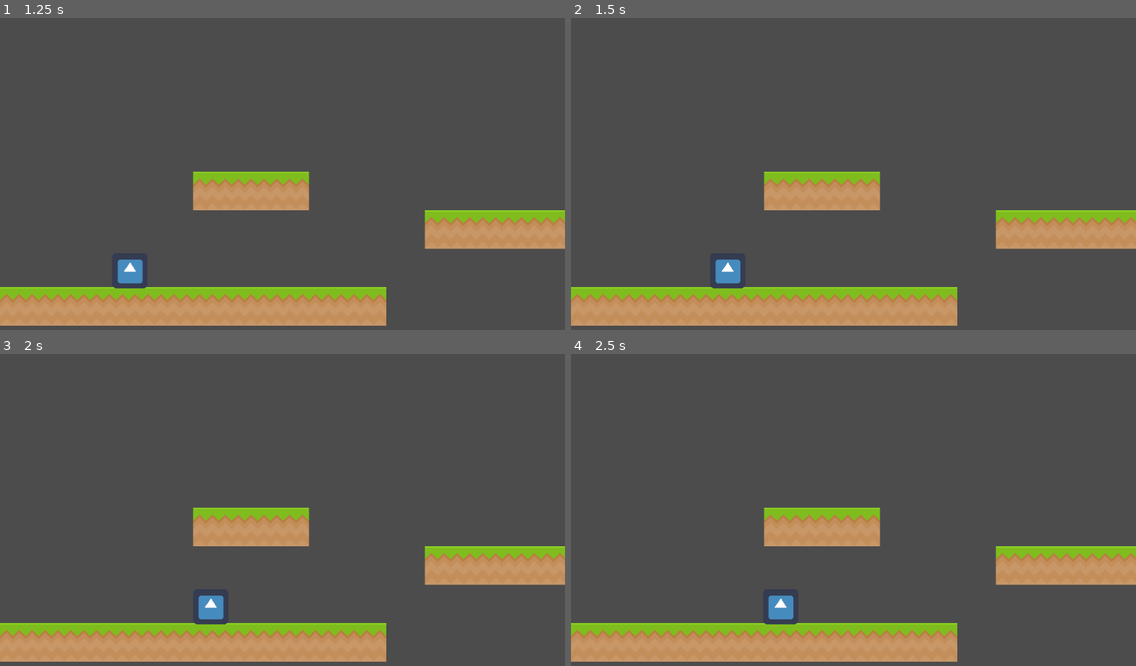
Above: before the commit, frames 1-4 (two rows, left to right).
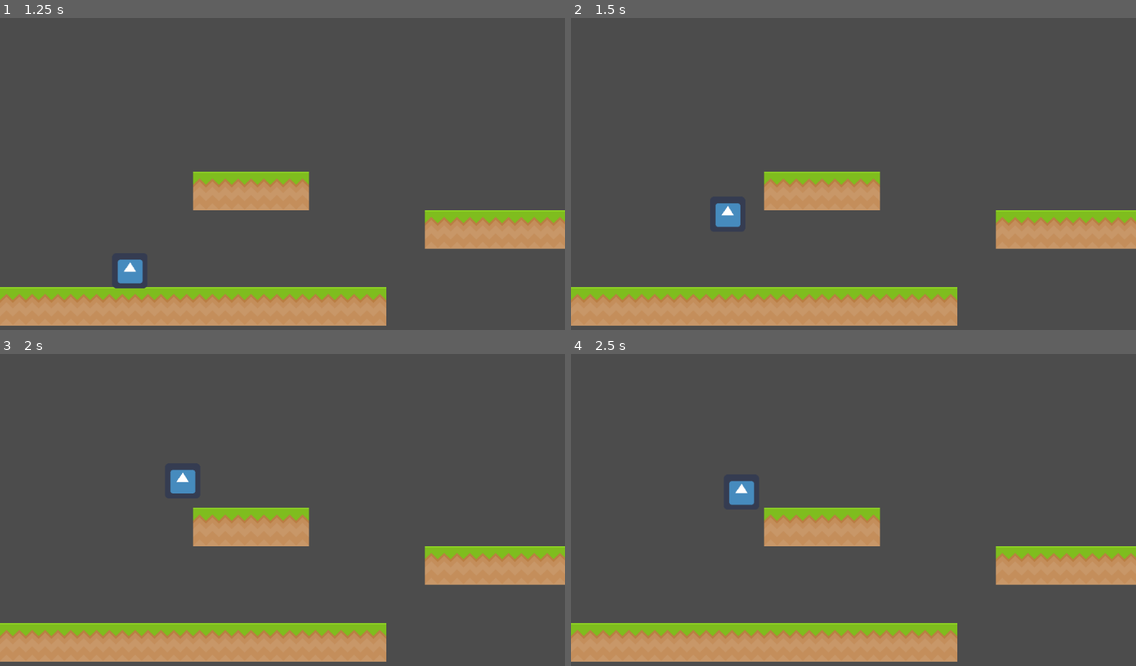
Above: after the commit, the same moments.

Repository: Mallander/RedEyeHackend
Game: Godot game, scene res://MainScene.tscn
Same seed, same stepped clock (60 frames per second), same inputs: the game is played once before the commit and once after it. The engine's default icon, where the game draws it, is replaced by a stand-in: a white triangle on a blue panel in a dark square.
Inputs:
- Up to frame 1 (1.25 s): hold D (right) from 0.53 s (still down); hold W (up) from 0.53 s (still down)
- Up to frame 2 (1.5 s): keep holding D (right); release W (up) at 1.28 s; tap W (up) at 1.35 s
- Up to frame 3 (2 s): keep holding D (right); tap W (up) at 1.52, 1.82 s
- Up to frame 4 (2.5 s): release D (right) at 2.03 s; hold A (left) from 2.03 s (still down); hold W (up) from 2.03 s (still down)

Frame 1 is identical in both runs. In frame 2, 0.7% of the frame differs, in the area x 24-31%, y 59-87%; in frame 3, 0.7%; in frame 4, 0.7%, in the area x 28-40%, y 40-87%.

Commit message:
Character range jump

Diff:
--- a/GameFiles/assets/Character.gd
+++ b/GameFiles/assets/Character.gd
@@ -8,17 +8,19 @@
 const WALK_MIN_SPEED = 10
 const WALK_MAX_SPEED = 200
 const STOP_FORCE = 1300
-const JUMP_SPEED_MIN = 200
+const JUMP_SPEED_MIN = 250
 const JUMP_SPEED_MAX = 650
+const JUMP_SPEED_INCREASE = 30
 const JUMP_SPEED = 650
 const JUMP_MAX_AIRBORNE_TIME = 0.2
 
 const SLIDE_STOP_VELOCITY = 1.0
 const SLIDE_STOP_MIN_TRAVEL = 1.0
 
+var dead = false
 var velocity = Vector2()
 var on_air_time = 100
-var jump_final_speed = 200;
+var jump_final_speed = JUMP_SPEED_MIN;
 var jumping = false
 
 var prev_jump_pressed = false
@@ -30,45 +32,46 @@
 	var walk_left = Input.is_action_pressed("left")
 	var walk_right = Input.is_action_pressed("right")
 	var jump_start = Input.is_action_pressed("up")
+	var jump_end = Input.is_action_just_released("up")
 
 	var stop = true
+	if !dead:
+		if walk_left:
+			if velocity.x <= WALK_MIN_SPEED and velocity.x > -WALK_MAX_SPEED:
+				force.x -= WALK_FORCE
+				stop = false
+		elif walk_right:
+			if velocity.x >= -WALK_MIN_SPEED and velocity.x < WALK_MAX_SPEED:
+				force.x += WALK_FORCE
+				stop = false
 
-	if walk_left:
-		if velocity.x <= WALK_MIN_SPEED and velocity.x > -WALK_MAX_SPEED:
-			force.x -= WALK_FORCE
-			stop = false
-	elif walk_right:
-		if velocity.x >= -WALK_MIN_SPEED and velocity.x < WALK_MAX_SPEED:
-			force.x += WALK_FORCE
-			stop = false
+		if stop:
+			var vsign = sign(velocity.x)
+			var vlen = abs(velocity.x)
 
-	if stop:
-		var vsign = sign(velocity.x)
-		var vlen = abs(velocity.x)
+			vlen -= STOP_FORCE * delta
+			if vlen < 0:
+				vlen = 0
 
-		vlen -= STOP_FORCE * delta
-		if vlen < 0:
-			vlen = 0
+			velocity.x = vlen * vsign
 
-		velocity.x = vlen * vsign
+		velocity += force * delta
+		velocity = move_and_slide(velocity, Vector2(0, -1))
 
-	velocity += force * delta
-	velocity = move_and_slide(velocity, Vector2(0, -1))
+		if is_on_floor():
+			on_air_time = 0
 
-	if is_on_floor():
-		on_air_time = 0
+		if jumping and velocity.y > 0:
+			jumping = false
 
-	if jumping and velocity.y > 0:
-		jumping = false
+		if jump_start:
+			jump_final_speed += JUMP_SPEED_INCREASE
 
-	if jump_start:
-		jump_final_speed += 100
+		if on_air_time < JUMP_MAX_AIRBORNE_TIME and jump_end and not prev_jump_pressed and not jumping:
 
-	if on_air_time < JUMP_MAX_AIRBORNE_TIME and Input.is_action_just_released("up") and not prev_jump_pressed and not jumping:
+			velocity.y = -clamp(jump_final_speed, JUMP_SPEED_MIN, JUMP_SPEED_MAX)
+			jumping = true
+			jump_final_speed = JUMP_SPEED_MIN
 
-		velocity.y = -clamp(jump_final_speed, JUMP_SPEED_MIN, JUMP_SPEED_MAX)
-		jumping = true
-		jump_final_speed = JUMP_SPEED_MIN
-
-	on_air_time += delta
-	prev_jump_pressed = jump_start
+		on_air_time += delta
+		prev_jump_pressed = jump_end
